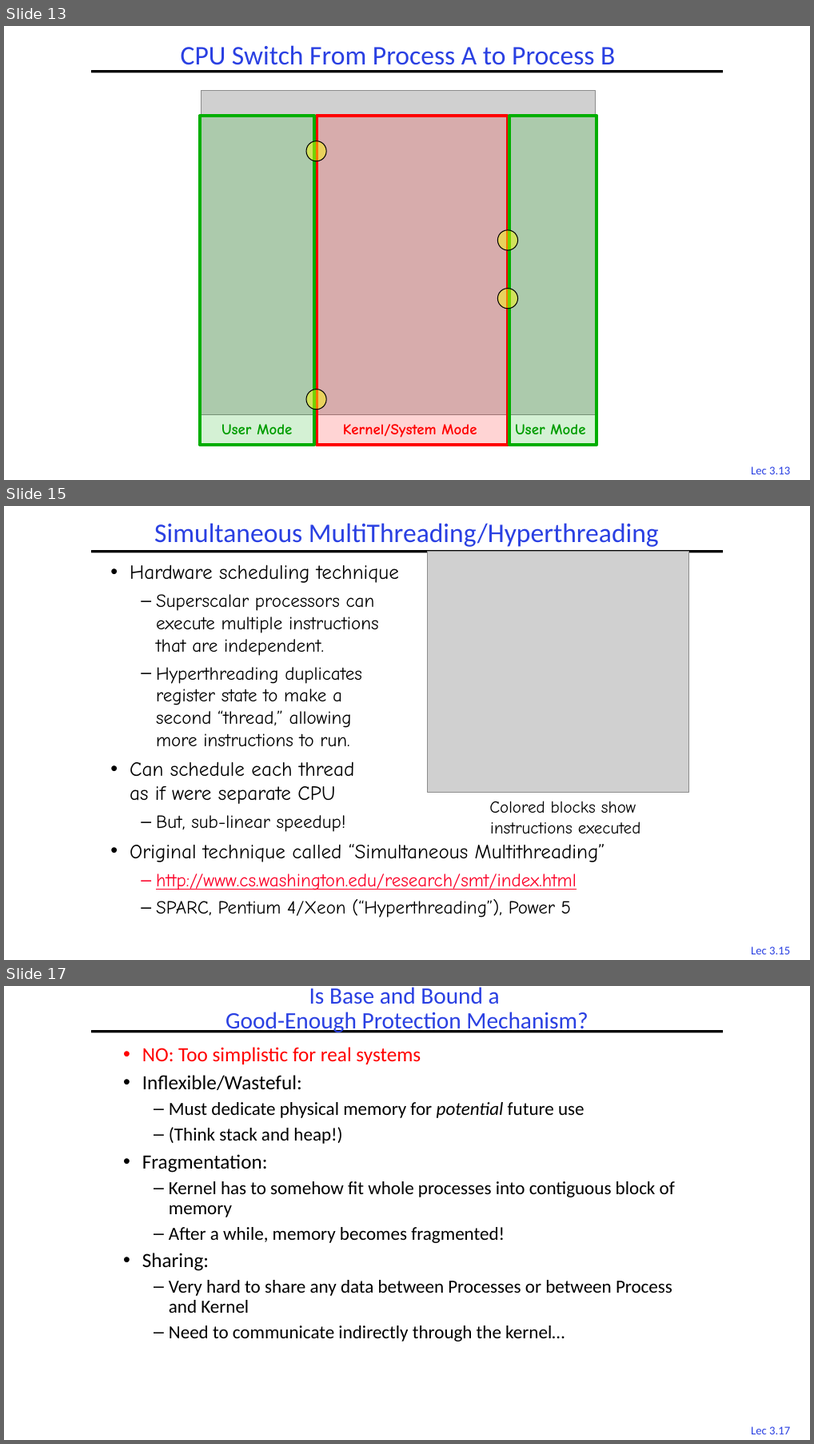
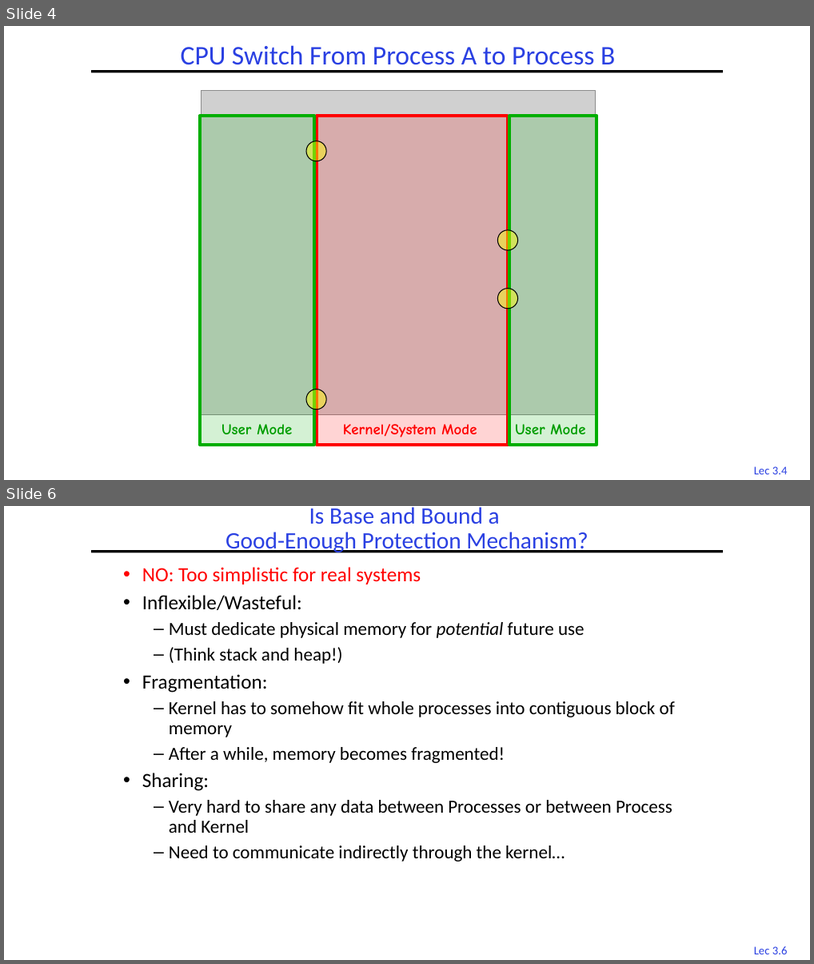
Before and after one commit to guhofstra/CSC256Fa25, a slide deck: PPTs/3.pptx. Shown one above the other, each under a label of ours: slides 13, 15 and 17 before the commit, slides 4 and 6 after it; the slides between them are not shown. The pictures are 814x1444 and 814x964 pixels, drawn with LibreOffice and Linux fonts; fonts in the diff are those of the drawing; grey boxes stand for pictures. Boxes give left, top, right and bottom in pixels: in the first picture for what was removed or moved away, otherwise in the second. Text is boxed around its words. In the diff, an @@ line names an element or a change of style, - is before the commit and + after.

```diff
--- a/PPTs/3.pptx
+++ b/PPTs/3.pptx
@@ slide 15 removed at [4,506,810,960], background #FFFFFF; not listed: 2 template elements that a slide beside it also shows @@
@@ title removed at [154,523,659,547] @@
-Simultaneous MultiThreading/Hyperthreading
@@ picture removed at [427,552,690,792] @@
@@ text removed at [130,564,606,917] @@
-• Hardware scheduling technique
-  – Superscalar processors can
-    execute multiple instructions
-    that are independent.
-  – Hyperthreading duplicates
-    register state to make a
-    second “thread,” allowing
-    more instructions to run.
-• Can schedule each thread
-  as if were separate CPU
-  – But, sub-linear speedup!
-• Original technique called “Simultaneous Multithreading”
-  – http://www.cs.washington.edu/research/smt/index.html
-  – SPARC, Pentium 4/Xeon (“Hyperthreading”), Power 5
@@ text removed at [490,800,642,833] @@
-Colored blocks show
-instructions executed
@@ what was slide 13 is now slide 4 @@
@@ page number at [754,466,788,474]: text changed @@
-Lec 3.13
+Lec 3.4
@@ what was slide 17 is now slide 6 @@
@@ page number at [754,946,788,954]: text changed @@
-Lec 3.17
+Lec 3.6
```
Also in this commit, not shown: 2 slides changed, 16 other slides removed, 11 other files.
